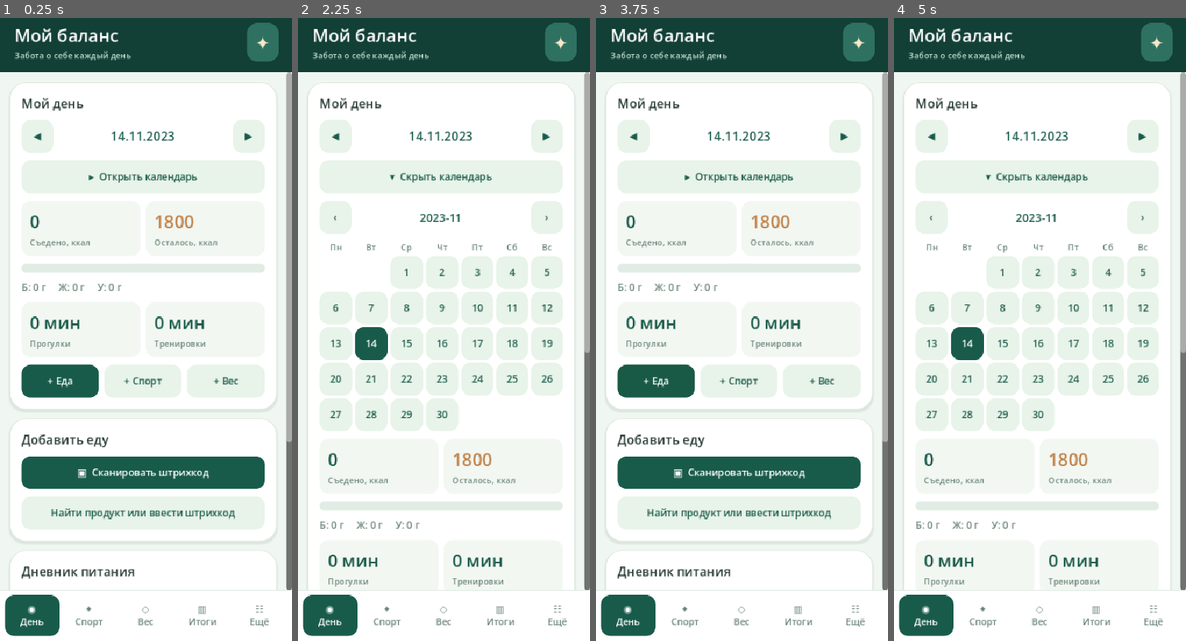
Above: before the commit, frames 1-4 (left to right).
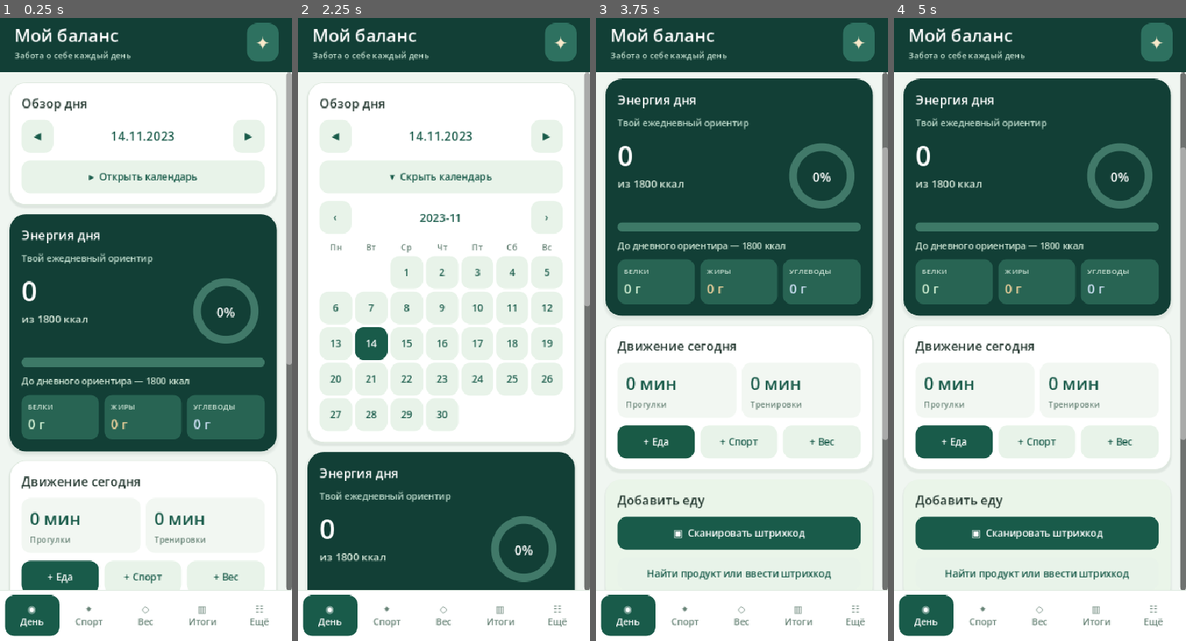
Above: after the commit, the same moments.

Repository: Domenklay/My_balance
Game: Godot game, scene res://main.tscn
Same seed, same stepped clock (60 frames per second), same inputs: the game is played once before the commit and once after it.
Inputs:
- Up to frame 1 (0.25 s): no input
- Up to frame 2 (2.25 s): click "◀" at 0.5 s; click "▶" at 1.25 s; click "▸ Открыть календарь" at 2 s
- Up to frame 3 (3.75 s): click "▾ Скрыть календарь" at 2.75 s; click "+ Еда" at 3.5 s
- Up to frame 4 (5 s): click "▸ Открыть календарь" at 4.25 s

The runs differ from the first frame. In frame 1, 43% of the frame differs, in the area x 3-100%, y 12-92%; in frame 2, 21%; in frame 3, 50%, in the area x 3-100%, y 8-91%; in frame 4, 45%.

Commit message:
Redesign day with dark green calorie hero, vector progress ring, macro chips and separate movement card

Diff:
--- a/godot/src/main.gd
+++ b/godot/src/main.gd
@@ -2,6 +2,7 @@
 
 const StoreScript = preload("res://src/store.gd")
 const GraphScript = preload("res://src/weight_graph.gd")
+const RingScript = preload("res://src/calorie_ring.gd")
 const BarcodeScript = preload("res://src/barcode_lookup.gd")
 const GREEN = Color("#195b4a")
 const DEEP = Color("#123f36")
@@ -646,7 +647,7 @@
     _render()
 
 func _show_day() -> void:
-    var overview = _card("Мой день")
+    var overview = _card("Обзор дня")
     _date_nav(overview)
     _button(overview, "▾  Скрыть календарь" if calendar_expanded else "▸  Открыть календарь", func():
         calendar_expanded = not calendar_expanded
@@ -654,20 +655,48 @@
     , true)
     if calendar_expanded:
         _calendar(overview)
+
     var total = store.day_calories(date)
     var target = float(store.data["settings"]["kcal"])
-    var stats = _row(overview)
-    _metric_tile(stats, str(roundi(total)), "Съедено, ккал")
-    _metric_tile(stats, str(roundi(maxf(0.0, target - total))), "Осталось, ккал", ACCENT)
-    var bar = ProgressBar.new()
-    bar.min_value = 0.0
-    bar.max_value = maxf(1.0, target)
-    bar.value = minf(total, target)
-    _style_progress(bar)
-    overview.add_child(bar)
-    if total > target:
-        _label(overview, "Сверх ориентира: " + str(roundi(total - target)) + " ккал", 14, MUTED)
-    _label(overview, "Б: " + str(roundi(store.day_macro(date, "p"))) + " г     Ж: " + str(roundi(store.day_macro(date, "f"))) + " г     У: " + str(roundi(store.day_macro(date, "c"))) + " г", 14, MUTED)
+    var hero = _card("Энергия дня", "hero")
+    _label(hero, "Твой ежедневный ориентир", 13, Color("#bddbcc"))
+    var hero_content = _row(hero)
+    var numbers = VBoxContainer.new()
+    numbers.size_flags_horizontal = Control.SIZE_EXPAND_FILL
+    numbers.add_theme_constant_override("separation", 2)
+    hero_content.add_child(numbers)
+    _label(numbers, str(roundi(total)), 39, WHITE)
+    _label(numbers, "из " + str(roundi(target)) + " ккал", 15, Color("#d5e7d9"))
+    var ring = RingScript.new()
+    ring.name = "DailyCalorieRing"
+    ring.custom_minimum_size = Vector2(112, 112)
+    ring.set_value(total, target)
+    hero_content.add_child(ring)
+    var track = ProgressBar.new()
+    track.min_value = 0
+    track.max_value = maxf(1.0, target)
+    track.value = minf(total, target)
+    _style_progress(track)
+    var track_bg = StyleBoxFlat.new()
+    track_bg.bg_color = Color("#3d7967")
+    track_bg.set_corner_radius_all(8)
+    var track_fg = StyleBoxFlat.new()
+    track_fg.bg_color = Color("#deebbd")
+    track_fg.set_corner_radius_all(8)
+    track.add_theme_stylebox_override("background", track_bg)
+    track.add_theme_stylebox_override("fill", track_fg)
+    hero.add_child(track)
+    var remaining = target - total
+    if remaining >= 0.0:
+        _label(hero, "До дневного ориентира — " + str(roundi(remaining)) + " ккал", 13, Color("#d2e9d8"))
+    else:
+        _label(hero, "Сверх ориентира — " + str(roundi(-remaining)) + " ккал", 13, SOFT_GOLD)
+    var macros = _row(hero)
+    _macro_chip(macros, "БЕЛКИ", store.day_macro(date, "p"), Color("#d7f4d7"))
+    _macro_chip(macros, "ЖИРЫ", store.day_macro(date, "f"), Color("#f2d49d"))
+    _macro_chip(macros, "УГЛЕВОДЫ", store.day_macro(date, "c"), Color("#d3e5fa"))
+
+    var activity = _card("Движение сегодня")
     var walking = 0
     var exercise = 0
     for a in store.day_activities(date):
@@ -675,15 +704,15 @@
             walking += int(a.get("minutes", 0))
         else:
             exercise += int(a.get("minutes", 0))
-    var activity_stats = _row(overview)
+    var activity_stats = _row(activity)
     _metric_tile(activity_stats, str(walking) + " мин", "Прогулки")
     _metric_tile(activity_stats, str(exercise) + " мин", "Тренировки")
-    var shortcuts = _row(overview)
+    var shortcuts = _row(activity)
     _button(shortcuts, "+ Еда", func(): _jump_to_food())
     _button(shortcuts, "+ Спорт", func(): _navigate_to_tab("activity"), true)
     _button(shortcuts, "+ Вес", func(): _navigate_to_tab("weight"), true)
 
-    var add = _card("Добавить еду")
+    var add = _card("Добавить еду", "tint")
     food_entry_card = add
     if food_form_expanded:
         _button(add, "▴ Свернуть поиск продуктов", func():
